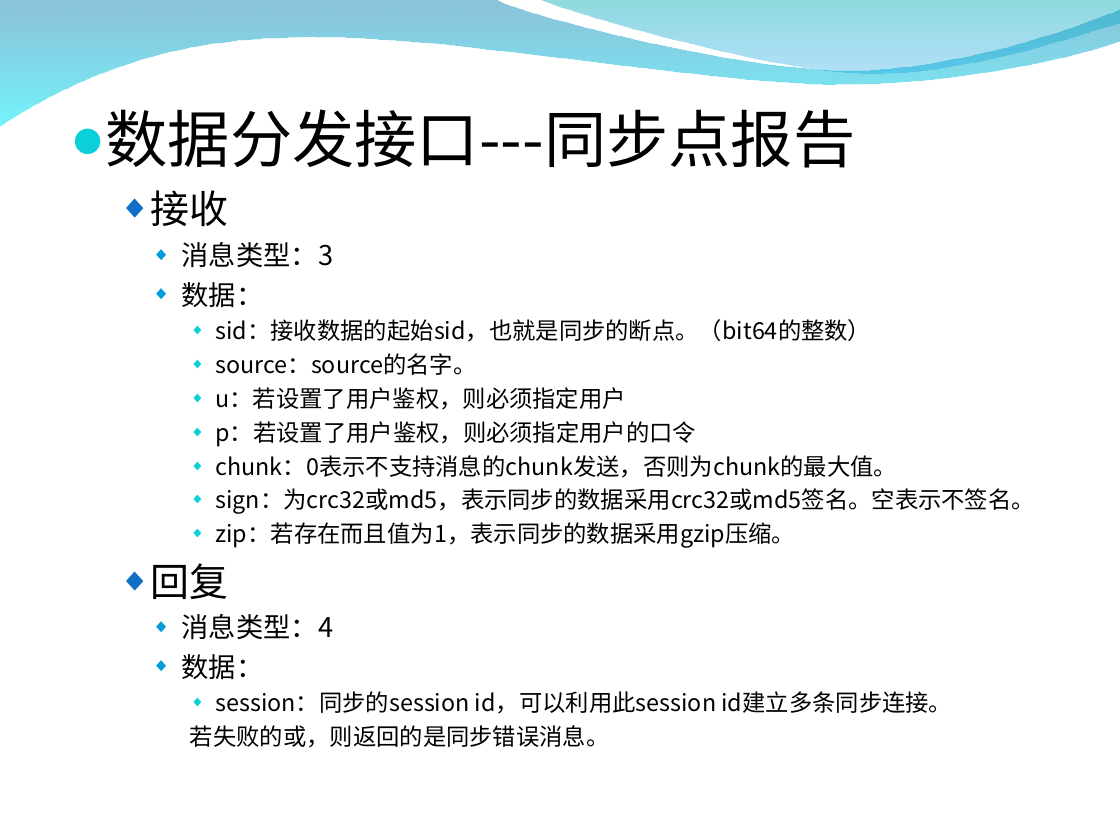
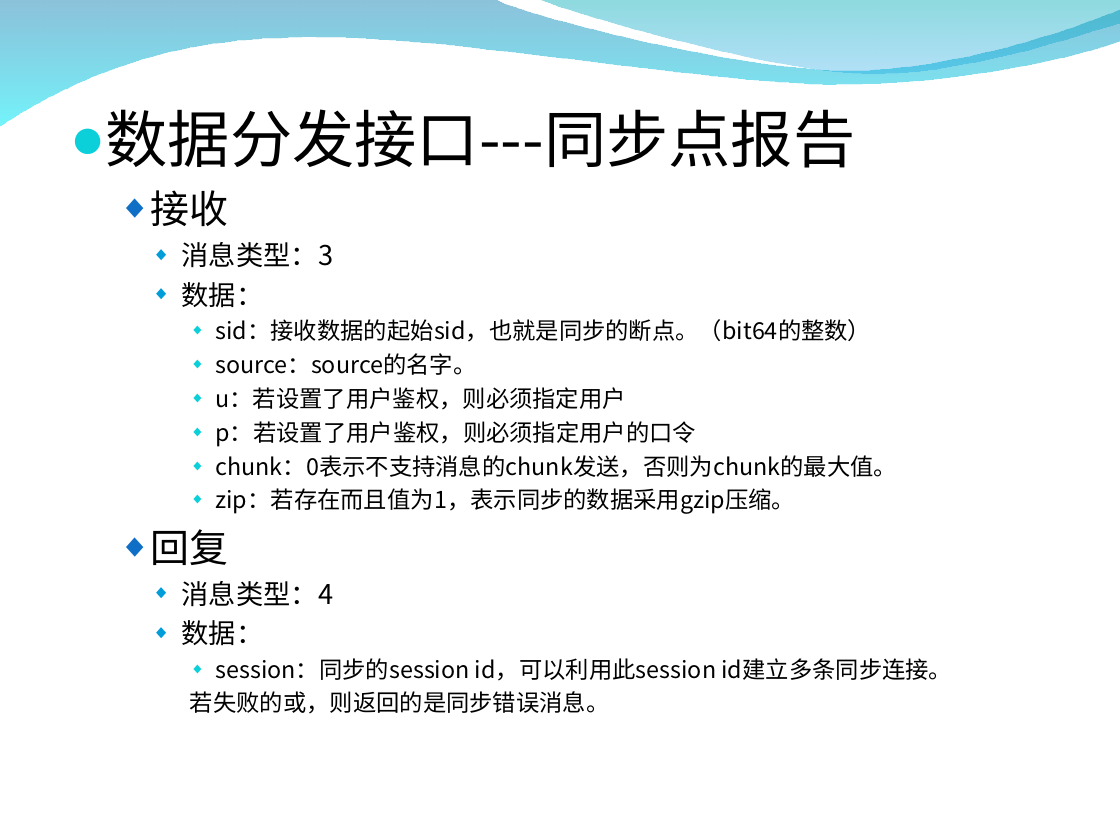
Before and after one commit to zxf1864/cwinux-mq, a slide deck: slide 14 of mq/doc/mq_introduce.ppt. Drawn at 1120x840 pixels with LibreOffice and Linux fonts; fonts in the diff are those of the drawing; background and template pictures are left out. Boxes give left, top, right and bottom in pixels: in the first picture for what was removed or moved away, otherwise in the second. Text is boxed around its words. In the diff, an @@ line names an element or a change of style, - is before the commit and + after.

```diff
--- a/mq/doc/mq_introduce.ppt
+++ b/mq/doc/mq_introduce.ppt
@@ text at (x1=216, y1=488, x2=1035, y2=514): paragraph removed @@
-      ◆ sign：为crc32或md5，表示同步的数据采用crc32或md5签名。空表示不签名。
```
Also in this commit, not shown: 6 other slides changed, 22 other files.
